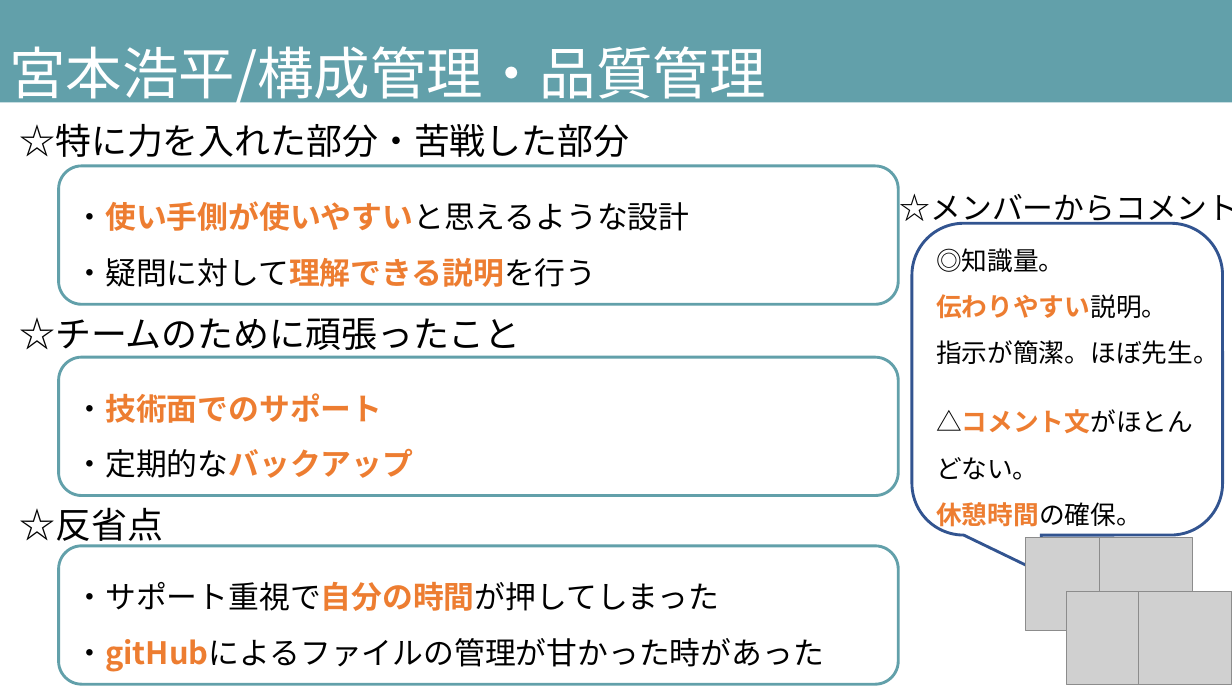
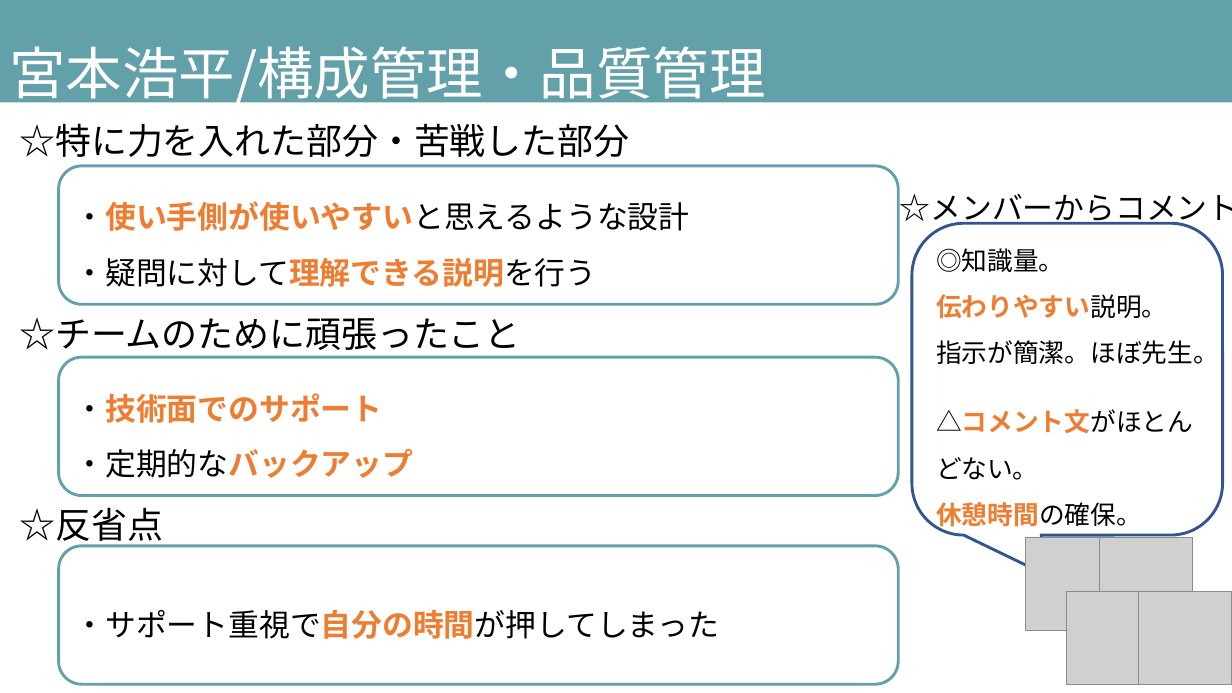
Before and after one commit to DOJO-2021/B-3, a slide deck: slide 18 of documents/発表スライド_ビーチサンダル.pptx. Drawn at 1232x693 pixels with LibreOffice and Linux fonts; fonts in the diff are those of the drawing; grey boxes stand for pictures. Boxes give left, top, right and bottom in pixels: in the first picture for what was removed or moved away, otherwise in the second. Text is boxed around its words. In the diff, an @@ line names an element or a change of style, - is before the commit and + after.

Commit message:
0628

```diff
--- a/documents/発表スライド_ビーチサンダル.pptx
+++ b/documents/発表スライド_ビーチサンダル.pptx
@@ text in rounded rectangle at bbox=[74, 638, 823, 672]: paragraph removed @@
-・gitHubによるファイルの管理が甘かった時があった
```
